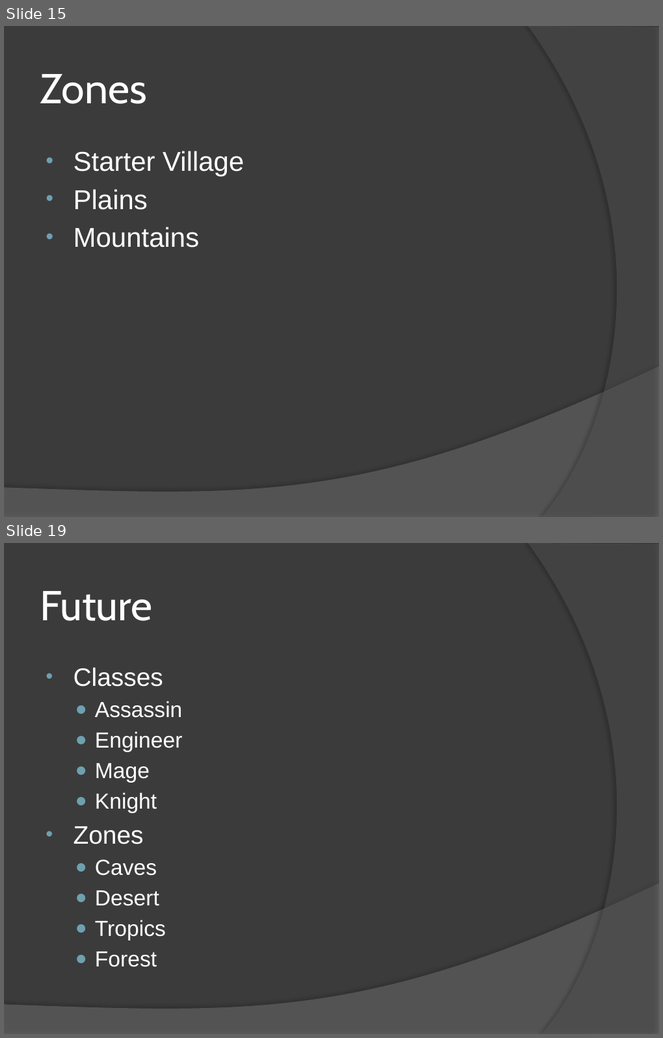
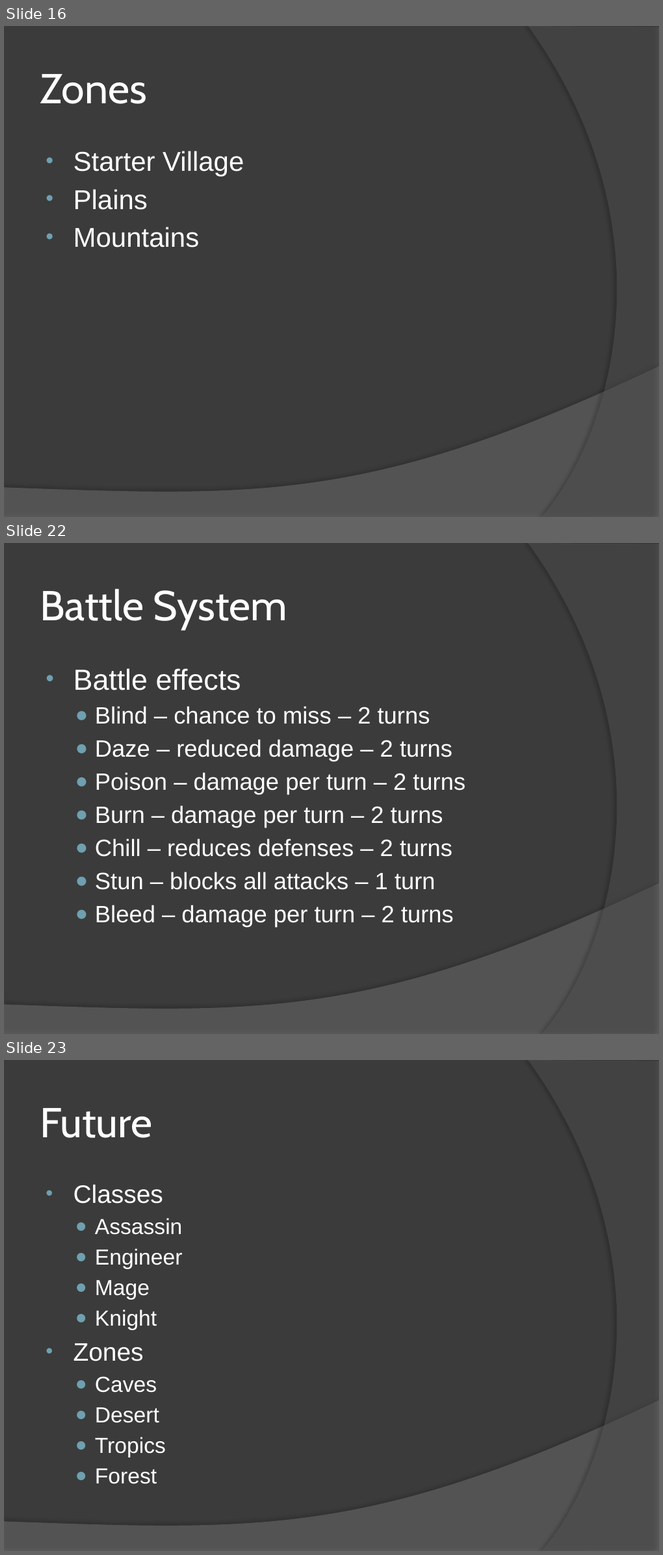
Before and after one commit to Wigglez/Senior-Project, a slide deck: Documentation/Dragons’ Reign - Rough Power Point.pptx. Shown one above the other, each under a label of ours: slides 15 and 19 before the commit, slides 16, 22 and 23 after it; the slides between them are not shown. The pictures are 663x1038 and 663x1555 pixels, drawn with LibreOffice and Linux fonts; fonts in the diff are those of the drawing. Boxes give left, top, right and bottom in pixels: in the first picture for what was removed or moved away, otherwise in the second. Text is boxed around its words. In the diff, an @@ line names an element or a change of style, - is before the commit and + after.

```diff
--- a/Documentation/Dragons’ Reign - Rough Power Point.pptx
+++ b/Documentation/Dragons’ Reign - Rough Power Point.pptx
@@ slide 22 added at box(4, 543, 659, 1034), background #3B3B3B; not listed: 2 template elements that a slide beside it also shows @@
@@ title added at box(40, 589, 287, 629), 46 pt, text #FFFFFF @@
+Battle System
@@ text added at box(74, 668, 466, 927), 26 pt, text #FFFFFF @@
+• Battle effects
+  ● Blind – chance to miss – 2 turns
+  ● Daze – reduced damage – 2 turns
+  ● Poison – damage per turn – 2 turns
+  ● Burn – damage per turn – 2 turns
+  ● Chill – reduces defenses – 2 turns
+  ● Stun – blocks all attacks – 1 turn
+  ● Bleed – damage per turn – 2 turns
@@ what was slide 15 is now slide 16 @@
@@ what was slide 19 is now slide 23 @@
```
Also in this commit, not shown: 3 slides changed, 3 other slides added, 1 other file.
